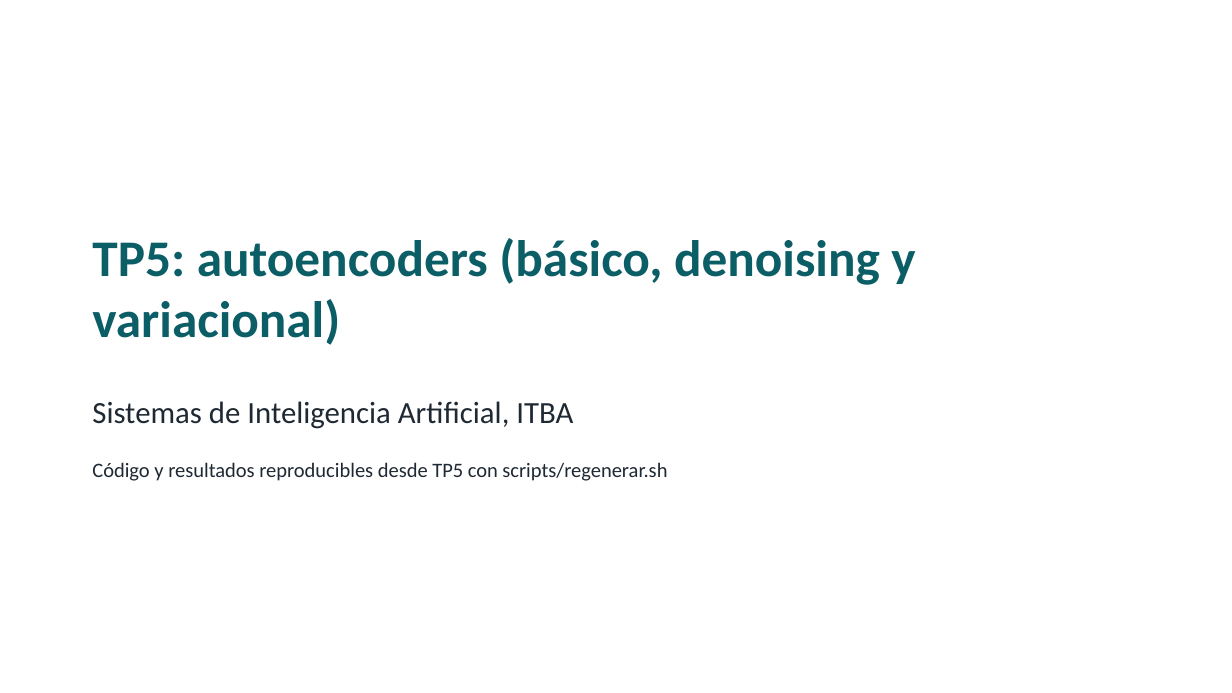
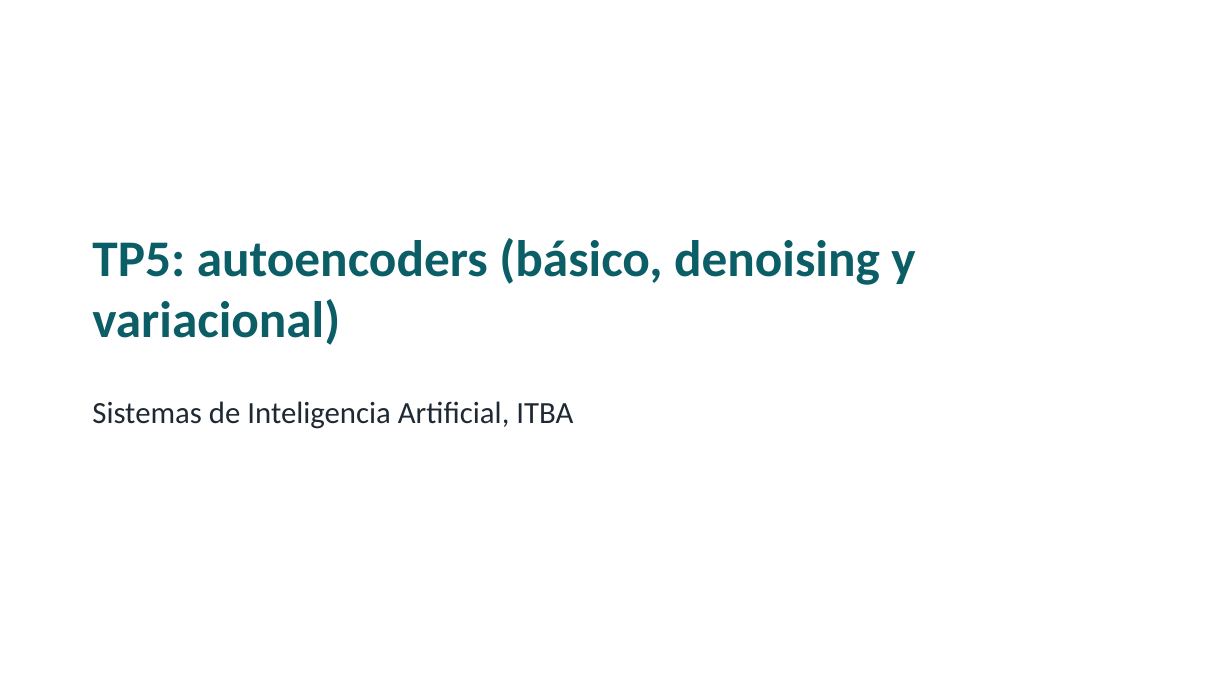
Before and after one commit to ldicandia/SIA-G3, a slide deck: slide 1 of TP5/presentacion/TP5-autoencoders.pptx. Drawn at 1232x693 pixels with LibreOffice and Linux fonts; fonts in the diff are those of the drawing. Boxes give left, top, right and bottom in pixels: in the first picture for what was removed or moved away, otherwise in the second. Text is boxed around its words. In the diff, an @@ line names an element or a change of style, - is before the commit and + after.

```diff
--- a/TP5/presentacion/TP5-autoencoders.pptx
+++ b/TP5/presentacion/TP5-autoencoders.pptx
@@ text removed at [92, 462, 667, 481] @@
-Código y resultados reproducibles desde TP5 con scripts/regenerar.sh
```
Also in this commit, not shown: 7 other slides changed, 18 slides added, 21 slides removed, 22 other files.
